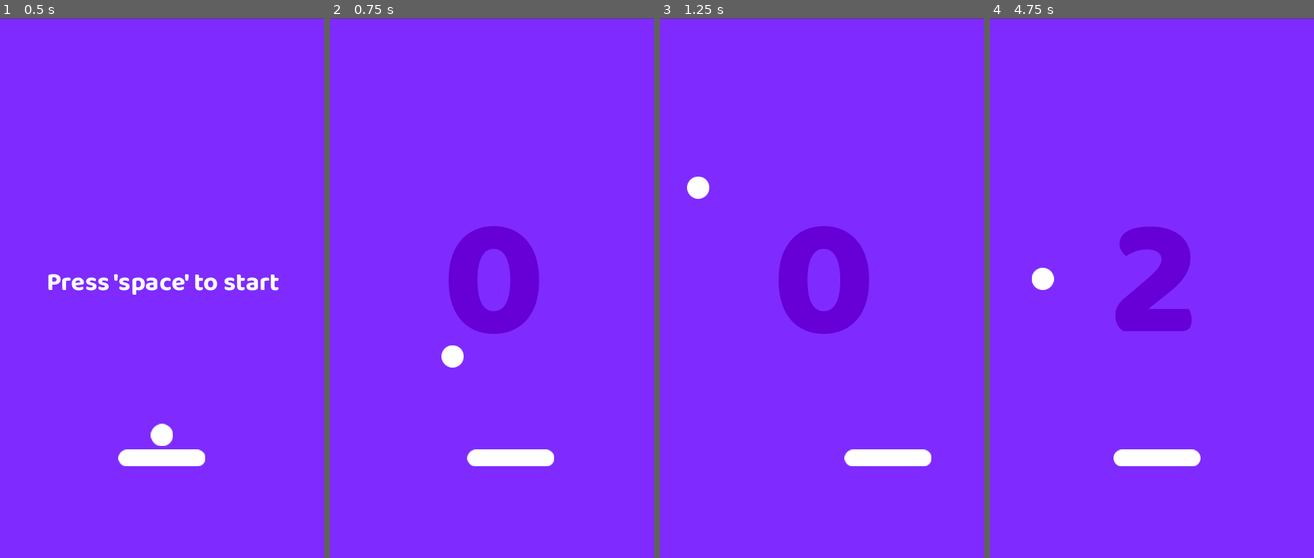
Above: before the commit, frames 1-4 (left to right).
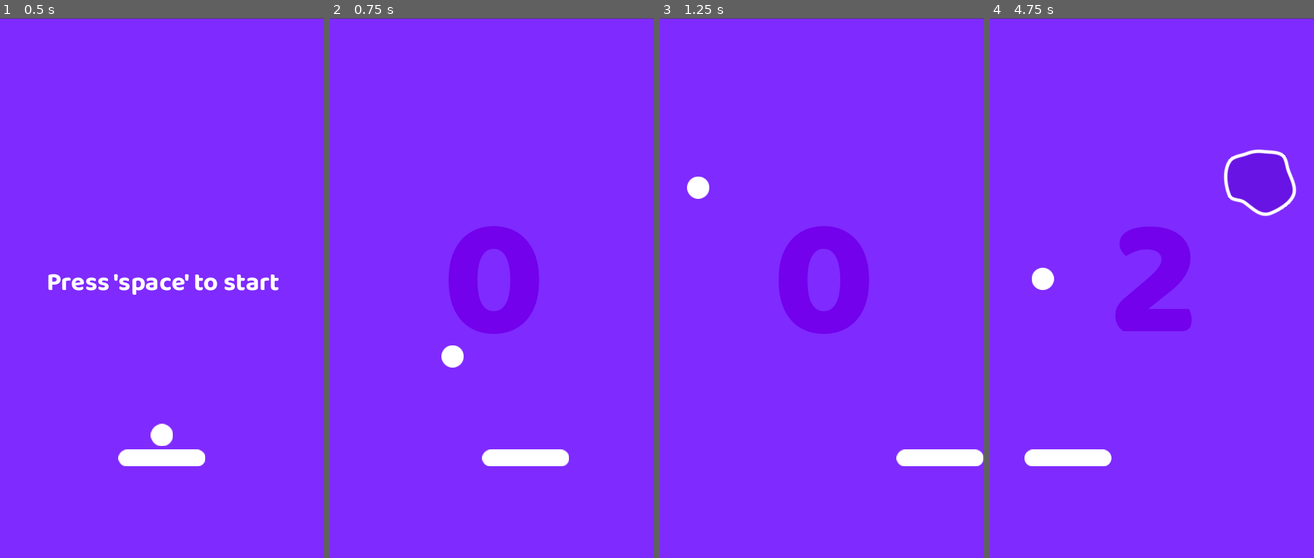
Above: after the commit, the same moments.

Repository: lusgaoliveira/space-pong
Game: Godot game, scene res://game.tscn
Two runs of this game, one before a commit and one after it. Both use one fixed random seed, a clock stepped at 60 frames per second and the inputs below.
Inputs:
- Up to frame 1 (0.5 s): no input
- Up to frame 2 (0.75 s): tap Space (Start) at 0.5 s; hold Right (ui_right) from 0.53 s (still down); hold Space (Start) from 0.53 s (still down)
- Up to frame 3 (1.25 s): keep holding Right (ui_right); keep holding Space (Start)
- Up to frame 4 (4.75 s): release Right (ui_right) at 1.28 s; release Space (Start) at 1.28 s; hold Left (ui_left) 1.28-2.03 s; tap Space (Start) at 1.35, 2.85, 4.35 s; hold Space (Start) 2.03-2.78 s; hold Right (ui_right) 2.03-3.53 s; hold Space (Start) 3.53-4.28 s; hold Left (ui_left) from 3.53 s (still down)

Frame 1 is identical in both runs. In frame 2, 0.3% of the frame differs, in the area x 42-74%, y 79-83%; in frame 3, 1.0%; in frame 4, 3.8%, in the area x 10-95%, y 24-83%.

Commit message:
feat: finish game with asteroids and changes on colors and texture

Diff:
--- a/game.tscn
+++ b/game.tscn
@@ -47,21 +47,28 @@
 
 [node name="Player" parent="." instance=ExtResource("2_e2o6t")]
 position = Vector2(240, 652)
+collision_mask = 6
 
 [node name="TopWall" type="StaticBody2D" parent="."]
 position = Vector2(0, -48)
+collision_layer = 4
+collision_mask = 2
 
 [node name="CollisionShape2D" type="CollisionShape2D" parent="TopWall"]
 position = Vector2(239.5, 36)
 shape = SubResource("RectangleShape2D_e2o6t")
 
 [node name="LeftWall" type="StaticBody2D" parent="."]
+collision_layer = 4
+collision_mask = 3
 
 [node name="CollisionShape2D" type="CollisionShape2D" parent="LeftWall"]
 position = Vector2(-40, 400.00006)
 shape = SubResource("RectangleShape2D_feb5d")
 
 [node name="RightWall" type="StaticBody2D" parent="."]
+collision_layer = 4
+collision_mask = 3
 
 [node name="CollisionShape2D" type="CollisionShape2D" parent="RightWall"]
 position = Vector2(518, 399.0001)
@@ -69,6 +76,8 @@
 
 [node name="Hole" type="Area2D" parent="."]
 position = Vector2(0, -12)
+collision_layer = 16
+collision_mask = 2
 
 [node name="CollisionShape2D" type="CollisionShape2D" parent="Hole"]
 position = Vector2(239.65625, 829)
@@ -78,6 +87,8 @@
 [node name="Ball" parent="." instance=ExtResource("3_feb5d")]
 z_index = 1
 position = Vector2(240, 618)
+collision_layer = 2
+collision_mask = 29
 
 [node name="Tutorial" type="Label" parent="."]
 offset_right = 484.0
@@ -87,4 +98,23 @@
 horizontal_alignment = 1
 vertical_alignment = 1
 
+[node name="Positions" type="Node2D" parent="."]
+
+[node name="Pos_01" type="Marker2D" parent="Positions"]
+position = Vector2(-175, 181)
+
+[node name="Pos_02" type="Marker2D" parent="Positions"]
+position = Vector2(-175, 338)
+
+[node name="Pos_03" type="Marker2D" parent="Positions"]
+position = Vector2(643, 75)
+
+[node name="Pos_04" type="Marker2D" parent="Positions"]
+position = Vector2(643, 241)
+
+[node name="TimerSpawner" type="Timer" parent="."]
+wait_time = 3.0
+autostart = true
+
 [connection signal="body_entered" from="Hole" to="." method="_on_hole_body_entered"]
+[connection signal="timeout" from="TimerSpawner" to="." method="_on_timer_spawner_timeout"]
--- a/project.godot
+++ b/project.godot
@@ -35,6 +35,14 @@
 ]
 }
 
+[layer_names]
+
+2d_physics/layer_1="Player"
+2d_physics/layer_2="Ball"
+2d_physics/layer_3="Walls"
+2d_physics/layer_4="Asteroids"
+2d_physics/layer_5="Hole"
+
 [rendering]
 
 renderer/rendering_method="mobile"
--- /dev/null
+++ b/scenes/asteroid.tscn
@@ -0,0 +1,26 @@
+[gd_scene load_steps=4 format=3 uid="uid://n2j8xeyjfjsc"]
+
+[ext_resource type="Script" uid="uid://d125ojxgys8iu" path="res://scripts/asteroid.gd" id="1_6mo6b"]
+[ext_resource type="Texture2D" uid="uid://du4lvwxhc4w7g" path="res://sprites/Asteroide1.png" id="1_akfqu"]
+
+[sub_resource type="CircleShape2D" id="CircleShape2D_6mo6b"]
+radius = 30.149628
+
+[node name="Asteroid" type="Area2D" groups=["asteroids"]]
+collision_layer = 8
+collision_mask = 2
+script = ExtResource("1_6mo6b")
+
+[node name="Sprite2D" type="Sprite2D" parent="."]
+texture = ExtResource("1_akfqu")
+
+[node name="CollisionShape2D" type="CollisionShape2D" parent="."]
+shape = SubResource("CircleShape2D_6mo6b")
+
+[node name="VisibleOnScreenNotifier2D" type="VisibleOnScreenNotifier2D" parent="."]
+
+[node name="TimerDelete" type="Timer" parent="."]
+
+[connection signal="body_entered" from="." to="." method="_on_body_entered"]
+[connection signal="screen_exited" from="VisibleOnScreenNotifier2D" to="." method="_on_visible_on_screen_notifier_2d_screen_exited"]
+[connection signal="timeout" from="TimerDelete" to="." method="_on_timer_delete_timeout"]
--- /dev/null
+++ b/scripts/asteroid.gd
@@ -0,0 +1,34 @@
+extends Area2D
+
+@export var speed = 140
+@export var rotation_speed = 1.3
+@onready var timer_delete = $TimerDelete
+var start_side
+
+func _ready() -> void:
+	if (global_position.x > 480):
+		start_side = "right"
+	else:
+		start_side = "left"
+
+func _process(delta: float) -> void:
+	if (start_side == "right"):
+		global_position.x -= speed*delta
+		rotation -= rotation_speed*delta
+	elif (start_side == "left"):
+		global_position.x += speed*delta
+		rotation += rotation_speed*delta
+
+func _on_visible_on_screen_notifier_2d_screen_exited() -> void:
+	timer_delete.start()
+	pass
+
+
+func _on_timer_delete_timeout() -> void:
+	queue_free()
+	pass
+
+
+func _on_body_entered(body: Node2D) -> void:
+	body.pongs += 1
+	queue_free()
--- a/scripts/ball.gd
+++ b/scripts/ball.gd
@@ -5,6 +5,7 @@
 var incremental_speed = 1.02
 var angle = [-250, 250]
 var pongs = 0
+var max_speed = 1500
 
 func _physics_process(delta):
 	if Input.is_action_pressed("Start") and !started:
@@ -16,11 +17,14 @@
 		if collision != null:
 			if collision.get_collider().name == "TopWall":
 				pongs += 1
-				velocity = velocity.bounce(collision.get_normal()) * incremental_speed
+				if velocity.length() > max_speed:
+					velocity = velocity.bounce(collision.get_normal())
+				else:
+					velocity = velocity.bounce(collision.get_normal()) * incremental_speed
 			else:
 				velocity = velocity.bounce(collision.get_normal())
 			print(pongs)
-		print(velocity)
+	print(velocity)
 
 func start_game():
 	started = true
--- a/scripts/game.gd
+++ b/scripts/game.gd
@@ -3,15 +3,110 @@
 @onready var ball = $Ball
 @onready var label_pongs = $Pongs
 @onready var label_tutorial = $Tutorial
+@onready var positions = $Positions
+@onready var background: Sprite2D = $Background
+
+var last_position
+var asteroid_scene = preload("res://scenes/asteroid.tscn")
+
+var resource_asteroids = {}
+var resource_backgrounds = {}
+var resource_colors_label = {}
+
+var new_asteroid_color
+func _ready() -> void:
+	preload_resources()
 
 #Always execute
 func _process(delta):
 	if ball.started:
 		label_pongs.visible = true
 		label_tutorial.visible = false
+		check_pongs(ball.pongs)
 
 	label_pongs.text = str(ball.pongs)
 
 
 func _on_hole_body_entered(body: Node2D) -> void:
+	call_deferred("reload_scene")
+
+func reload_scene():
 	get_tree().reload_current_scene()
+
+func _on_timer_spawner_timeout() -> void:
+	spawn_asteroid()
+
+func spawn_asteroid():
+	if ball.started:
+		var positions_list = positions.get_children()
+		var spawn_position = positions_list.pick_random()
+
+		if spawn_position != last_position:
+			var asteroid_instance = asteroid_scene.instantiate()
+			asteroid_instance.global_position = spawn_position.position
+
+			if new_asteroid_color != null:
+				asteroid_instance.get_node("Sprite2D").texture = new_asteroid_color
+			add_child(asteroid_instance)
+			last_position = spawn_position
+		else:
+			spawn_asteroid()
+
+func preload_resources():
+	resource_asteroids = {
+		"asteroid1": preload("res://sprites/Asteroide1.png"),
+		"asteroid2": preload("res://sprites/Asteroide2.png"),
+		"asteroid3": preload("res://sprites/Asteroide3.png"),
+		"asteroid4": preload("res://sprites/Asteroide4.png"),
+		"asteroid5":preload("res://sprites/Asteroide5.png"),
+		"asteroid6": preload("res://sprites/Asteroide6.png")
+	}
+
+	resource_backgrounds = {
+		"background1": preload("res://sprites/Fundo1.png"),
+		"background2": preload("res://sprites/Fundo2.png"),
+		"background3": preload("res://sprites/Fundo3.png"),
+		"background4": preload("res://sprites/Fundo4.png"),
+		"background5": preload("res://sprites/Fundo5.png"),
+		"background6": preload("res://sprites/Fundo6.png"),
+	}
+
+	resource_colors_label = {
+		"color1":"7301ec",
+		"color2":"4196ff",
+		"color3":"4ea771",
+		"color4":"fe9c35",
+		"color5":"ff5d5d",
+		"color6":"762d79",
+	}
+
+func check_pongs(pongs):
+	match pongs:
+		0:
+			update_colors("color1", "background1")
+		10:
+			update_colors("color2", "background2")
+			update_asteroids("asteroid2")
+		20:
+			update_colors("color3", "background3")
+			update_asteroids("asteroid3")
+		30:
+			update_colors("color4", "background4")
+			update_asteroids("asteroid4")
+		40:
+			update_colors("color5", "background5")
+			update_asteroids("asteroid5")
+		50:
+			update_colors("color6", "background6")
+			update_asteroids("asteroid6")
+
+func update_colors(key_color_label, key_color_bg):
+	label_pongs.label_settings.font_color = resource_colors_label[key_color_label]
+	background.set_texture(resource_backgrounds[key_color_bg])
+
+func update_asteroids(key_asteroid):
+	var asteroids = get_tree().get_nodes_in_group("asteroids")
+
+	for asteroid in asteroids:
+		asteroid.get_node("Sprite2D").texture = resource_asteroids[key_asteroid]
+	new_asteroid_color = resource_asteroids[key_asteroid]
--- a/scripts/player.gd
+++ b/scripts/player.gd
@@ -1,6 +1,6 @@
 extends CharacterBody2D
 
-@export var speed = 140
+@export var speed = 250
 var ball
 
 func _ready():
Not shown, added: scripts/asteroid.gd.uid
